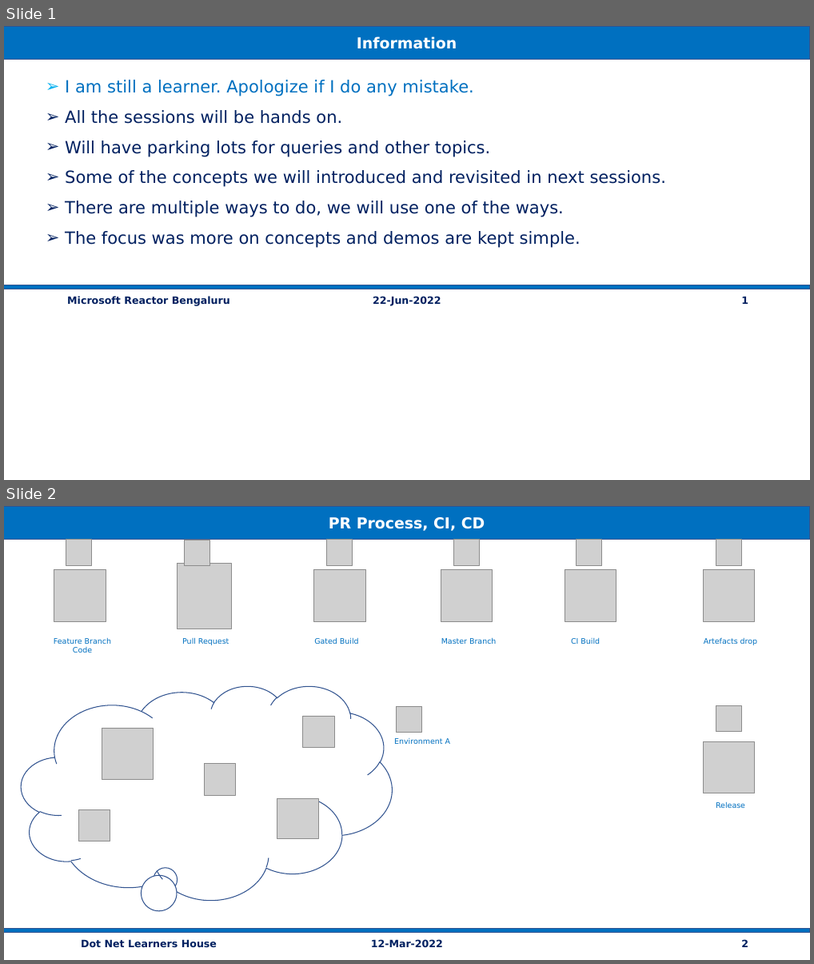
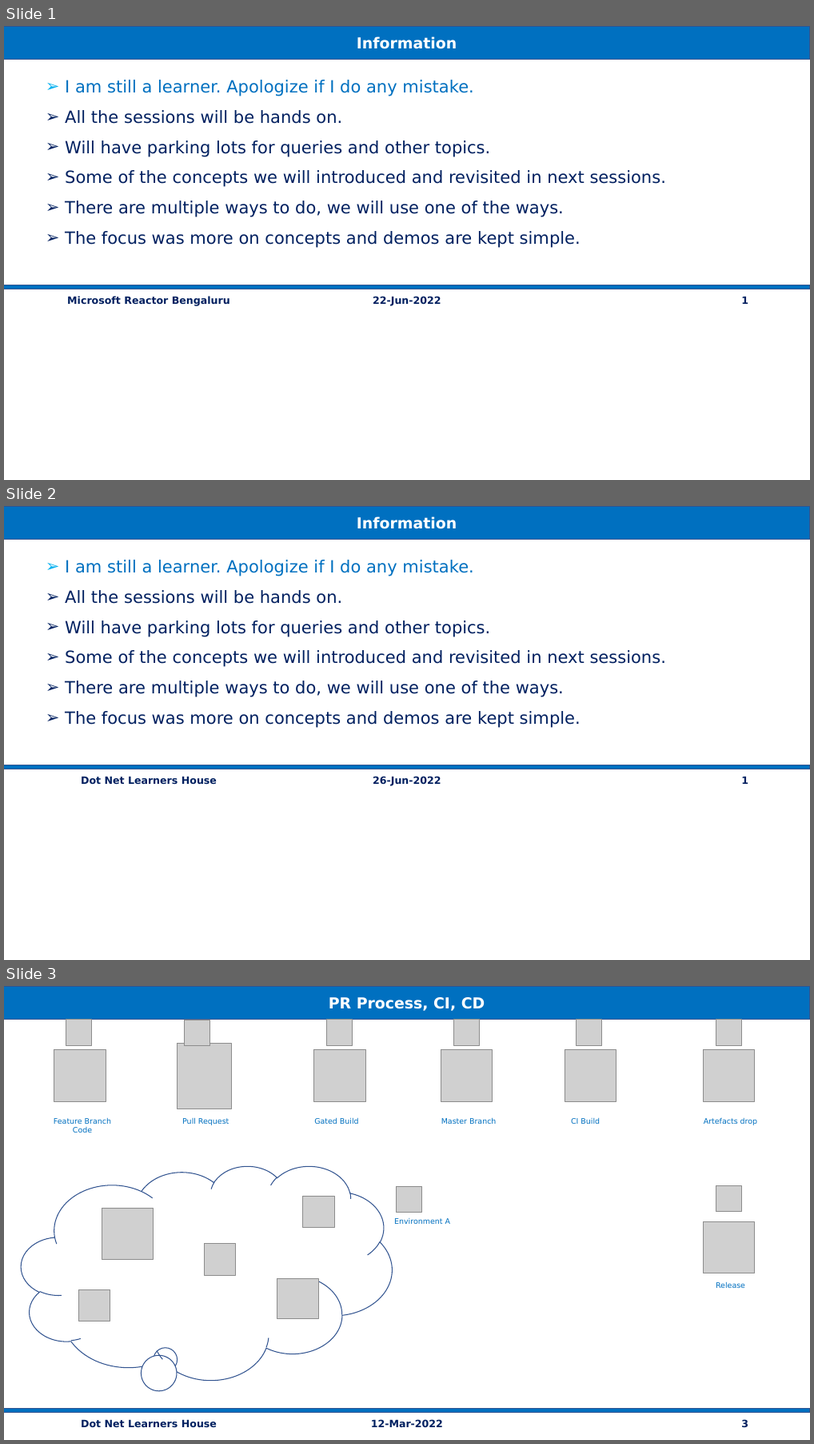
Before and after one commit to vishipayyallore/speaker-series-2022, a slide deck: microsoft-reactor/Demos.pptx. Shown one above the other, each under a label of ours: slides 1 and 2 before the commit, slides 1, 2 and 3 after it. The pictures are 814x964 and 814x1444 pixels, drawn with LibreOffice and Linux fonts; fonts in the diff are those of the drawing; grey boxes stand for pictures. Boxes give left, top, right and bottom in pixels: in the first picture for what was removed or moved away, otherwise in the second. Text is boxed around its words. In the diff, an @@ line names an element or a change of style, - is before the commit and + after.

```diff
--- a/microsoft-reactor/Demos.pptx
+++ b/microsoft-reactor/Demos.pptx
@@ slide 2 added at (4, 506, 810, 960), background #FFFFFF @@
@@ rectangle added at (4, 507, 810, 540), fill #0070C0, outline #325491 1 pt, 18 pt, text #FFFFFF, bold @@
+Information
@@ text added at (65, 560, 666, 728), 20 pt, text #002060 @@
+  ➢ I am still a learner. Apologize if I do any mistake.
+  ➢ All the sessions will be hands on.
+  ➢ Will have parking lots for queries and other topics.
+  ➢ Some of the concepts we will introduced and revisited in next sessions.
+  ➢ There are multiple ways to do, we will use one of the ways.
+  ➢ The focus was more on concepts and demos are kept simple.
@@ rectangle added at (4, 765, 810, 768), fill #0070C0, outline #325491 1 pt @@
@@ text added at (81, 776, 217, 784), 12 pt, text #002060, bold @@
+Dot Net Learners House
@@ text added at (373, 776, 442, 786), 12 pt, text #002060, bold @@
+26-Jun-2022
@@ text added at (742, 776, 749, 784), 12 pt, text #002060, bold @@
+1
@@ what was slide 2 is now slide 3 @@
@@ page number at (742, 1419, 749, 1427): text changed @@
-2
+3
```
Also in this commit, not shown: 6 other files.
